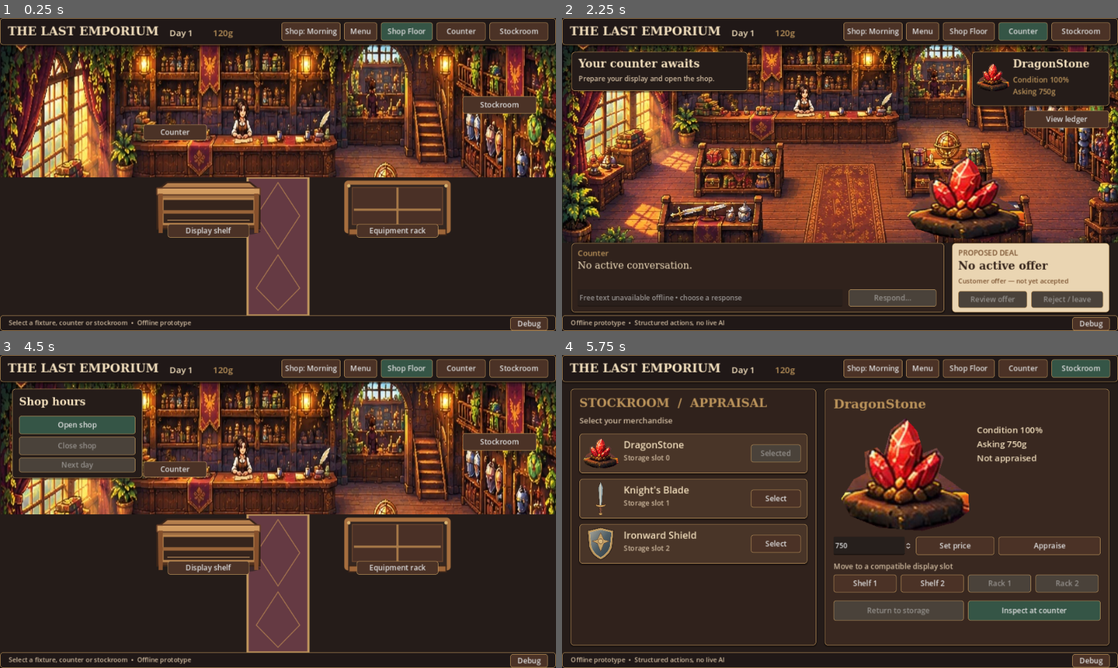
Above: before the commit, frames 1-4 (two rows, left to right).
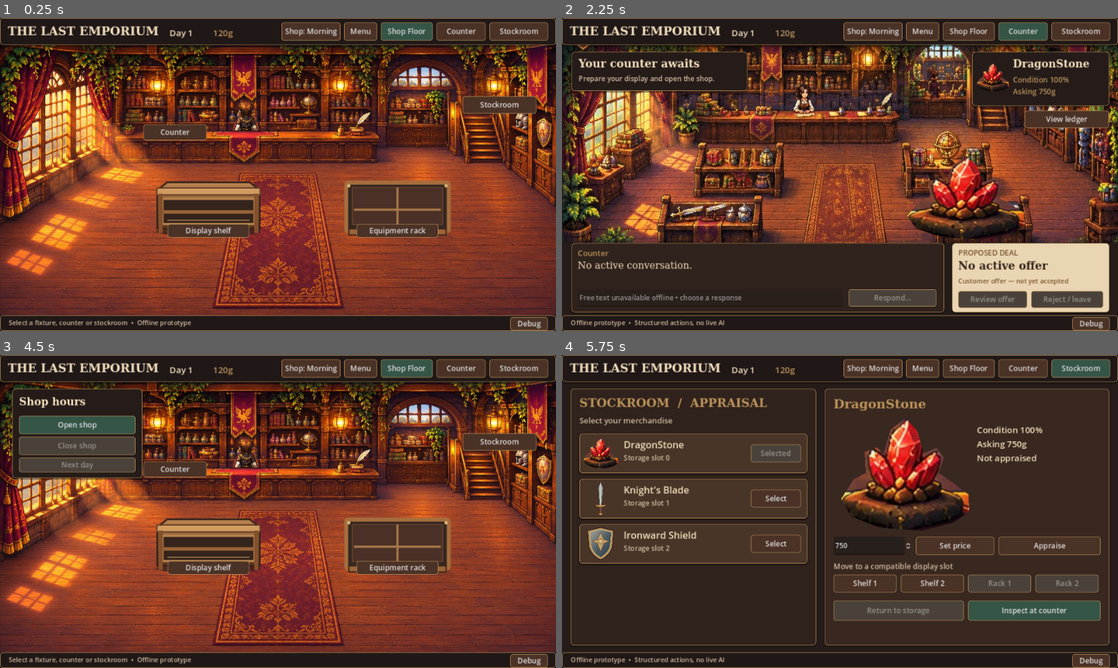
Above: after the commit, the same moments.

Repository: flyingdurian/THE_LAST_EMPORIUM
Game: Godot game, scene res://ui/GateC.tscn
The game is run twice, just before and just after one commit, with the same random seed, the same clock (stepped at 60 frames per second) and the same inputs.
Inputs:
- Up to frame 1 (0.25 s): no input
- Up to frame 2 (2.25 s): click "Display shelf" at 0.5 s; click "Equipment rack" at 1.25 s; click "Counter" at 2 s
- Up to frame 3 (4.5 s): click "View ledger" at 2.75 s; click "Hide ledger" at 3.5 s; click "Shop: Morning" at 4.25 s
- Up to frame 4 (5.75 s): click "Stockroom" at 5 s

The runs differ from the first frame. In frame 1, 70% of the frame differs, in the area x 0-100%, y 8-96%; in frame 2, nothing differs; in frame 3, 64%; in frame 4, nothing differs.

Commit message:
D1: restore full empty-room art while retaining independent fixtures

Diff:
--- a/data/d1_assets.json
+++ b/data/d1_assets.json
@@ -1,6 +1,5 @@
 {
-  "floor": "res://art/floor_clean.jpg",
-  "boards": "res://art/d1/floorboards.svg",
+  "floor": "res://art/d1/empty_floor.jpg",
   "shelf": "res://art/d1/shelf.svg",
   "rack": "res://art/d1/rack.svg",
   "items": {
--- a/ui/gate_c.gd
+++ b/ui/gate_c.gd
@@ -189,16 +189,14 @@
 	btn(root,"Stockroom",Rect2(1127,10,135,42),func(): switch_view("stockroom"),false,view == "stockroom")
 
 func draw_floor(s: Dictionary) -> void:
-	# Only architecture and the fixed counter are borrowed from the approved plate.
-	# The lower foreground is composed from independent fixtures and items.
-	var atlas := AtlasTexture.new()
-	var plate: Texture2D = Assets.texture(str(Assets.config().floor))
-	atlas.atlas = plate
-	atlas.region = Rect2(0,0,plate.get_width(),plate.get_height()*0.49)
-	var architecture := pic(root,atlas,Rect2(0,62,1280,305))
-	architecture.stretch_mode = TextureRect.STRETCH_SCALE
-	var boards := pic(root,Assets.texture(str(Assets.config().boards)),Rect2(0,367,1280,317))
-	boards.stretch_mode = TextureRect.STRETCH_SCALE
+	# Full empty-room composition; only fixed architecture and counter are painted.
+	var plate := pic(root,Assets.texture(str(Assets.config().floor)),Rect2(0,62,1280,622))
+	plate.stretch_mode = TextureRect.STRETCH_SCALE
+	# Stationary shopkeeper, independent of the background; the counter masks the lower body.
+	var keeper := AtlasTexture.new()
+	keeper.atlas = OWNER
+	keeper.region = Rect2(0,0,OWNER.get_width(),OWNER.get_height()*0.58)
+	pic(root,keeper,Rect2(534,185,64,75))
 	if waiting(s) or active(s): pic(root,CUSTOMER,Rect2(620,253,48,110))
 	for fixture in Fixtures.IDS:
 		draw_fixture(s,fixture)
Binary file added: art/d1/empty_floor.jpg
Not shown, changed: HANDOFF.md
Not shown, changed: art/PROVENANCE.md
Not shown, changed: docs/ASSET_REPLACEMENT_GUIDE.md
